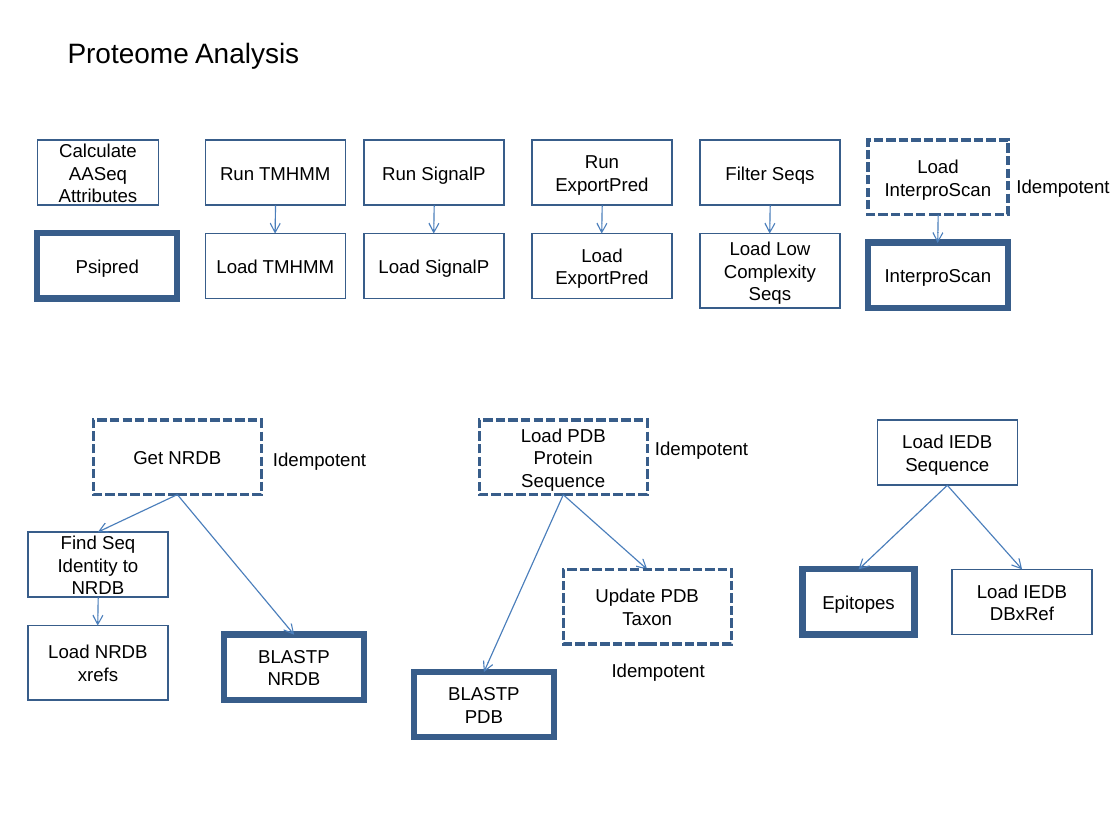
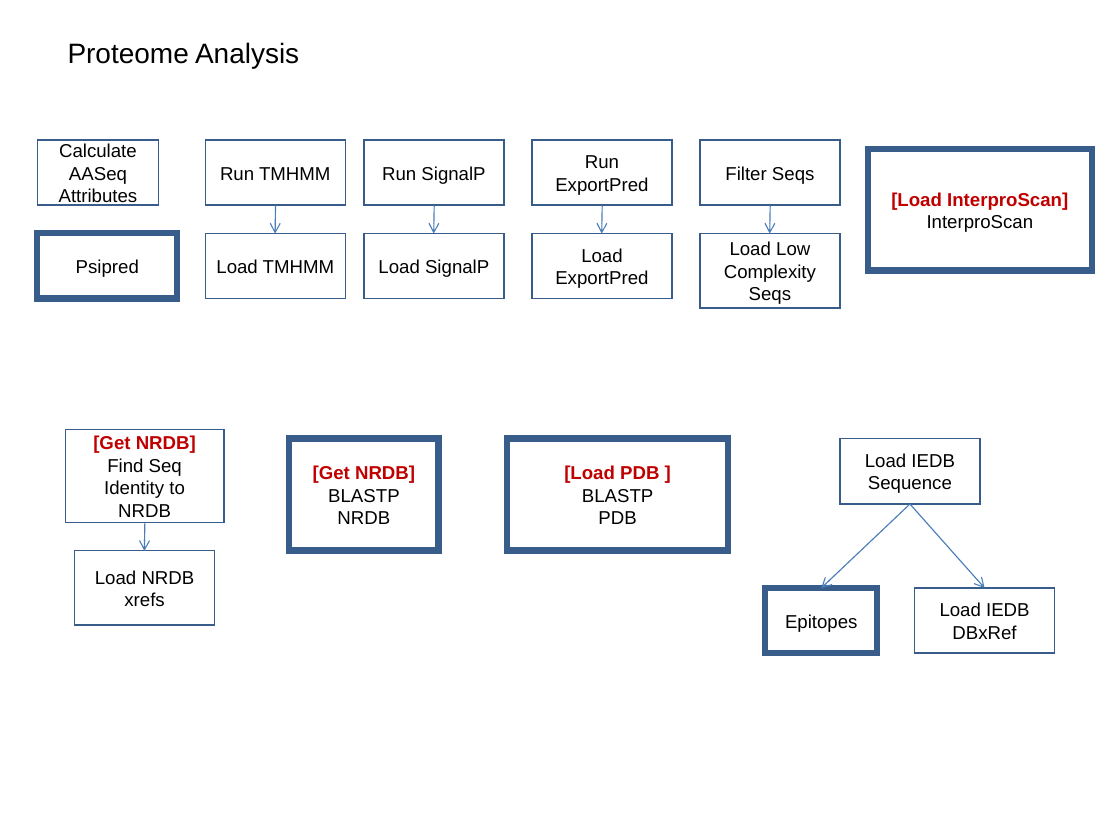
Before and after one commit to VEuPathDB/ApiCommonWorkflow, a slide deck: slide 8 of Main/doc/IntegratedWorkflow.ppt. Drawn at 1120x840 pixels with LibreOffice and Linux fonts; fonts in the diff are those of the drawing. Boxes give left, top, right and bottom in pixels: in the first picture for what was removed or moved away, otherwise in the second. Text is boxed around its words. In the diff, an @@ line names an element or a change of style, - is before the commit and + after.

```diff
--- a/Main/doc/IntegratedWorkflow.ppt
+++ b/Main/doc/IntegratedWorkflow.ppt
@@ rectangle "[Load InterproScan]": place and size @@
-rectangle "[Load InterproScan]" at [868, 243, 1008, 308]
+rectangle "[Load InterproScan]" at [868, 149, 1092, 270]
@@ rectangle removed at [868, 140, 1008, 215] @@
-Load InterproScan
@@ text removed at [1016, 179, 1109, 197] @@
-Idempotent
@@ text in rectangle at [891, 192, 1068, 210]: paragraph added @@
+[Load InterproScan]
@@ arrow removed from (939, 215) to (937, 243) @@
@@ rectangle "[Get NRDB]": place and size @@
-rectangle "[Get NRDB]" at [28, 532, 168, 597]
+rectangle "[Get NRDB]" at [65, 429, 224, 522]
@@ text in rectangle at [93, 435, 196, 453]: paragraph added @@
+[Get NRDB]
@@ rectangle removed at [93, 420, 261, 495] @@
-Get NRDB
@@ rectangle "[Get NRDB]": place and size @@
-rectangle "[Get NRDB]" at [224, 635, 364, 700]
+rectangle "[Get NRDB]" at [289, 439, 438, 551]
@@ rectangle removed at [479, 420, 647, 495] @@
-Load PDB Protein Sequence
@@ rectangle "[Load PDB ]": place and size @@
-rectangle "[Load PDB ]" at [414, 672, 554, 737]
+rectangle "[Load PDB ]" at [507, 439, 728, 551]
@@ text removed at [655, 441, 748, 459] @@
-Idempotent
@@ rectangle "Load IEDB Sequence": place and size @@
-rectangle "Load IEDB Sequence" at [877, 420, 1017, 485]
+rectangle "Load IEDB Sequence" at [840, 439, 980, 504]
@@ text removed at [273, 452, 366, 470] @@
-Idempotent
@@ text in rectangle at [313, 465, 415, 483]: paragraph added @@
+[Get NRDB]
@@ text in rectangle at [564, 465, 659, 483]: paragraph added @@
+[Load PDB ]
@@ arrow removed from (177, 495) to (97, 532) @@
@@ arrow removed from (177, 495) to (295, 635) @@
@@ arrow removed from (563, 495) to (484, 672) @@
@@ arrow removed from (563, 495) to (647, 569) @@
@@ 2 arrows, 1 rectangle: place and size @@
-2 arrows, 1 rectangle at [803, 485, 1023, 634]
+2 arrows, 1 rectangle at [765, 504, 984, 653]
@@ arrow moved from (99, 597) - (97, 626) to (144, 523) - (144, 551) @@
@@ rectangle "Load NRDB xrefs": place and size @@
-rectangle "Load NRDB xrefs" at [28, 625, 168, 700]
+rectangle "Load NRDB xrefs" at [75, 551, 215, 626]
@@ rectangle removed at [563, 569, 731, 644] @@
-Update PDB Taxon
@@ rectangle "Load IEDB DBxRef": place and size @@
-rectangle "Load IEDB DBxRef" at [952, 569, 1092, 634]
+rectangle "Load IEDB DBxRef" at [915, 588, 1055, 653]
@@ text removed at [612, 663, 705, 681] @@
-Idempotent
```
Also in this commit, not shown: 1 other slide changed.
